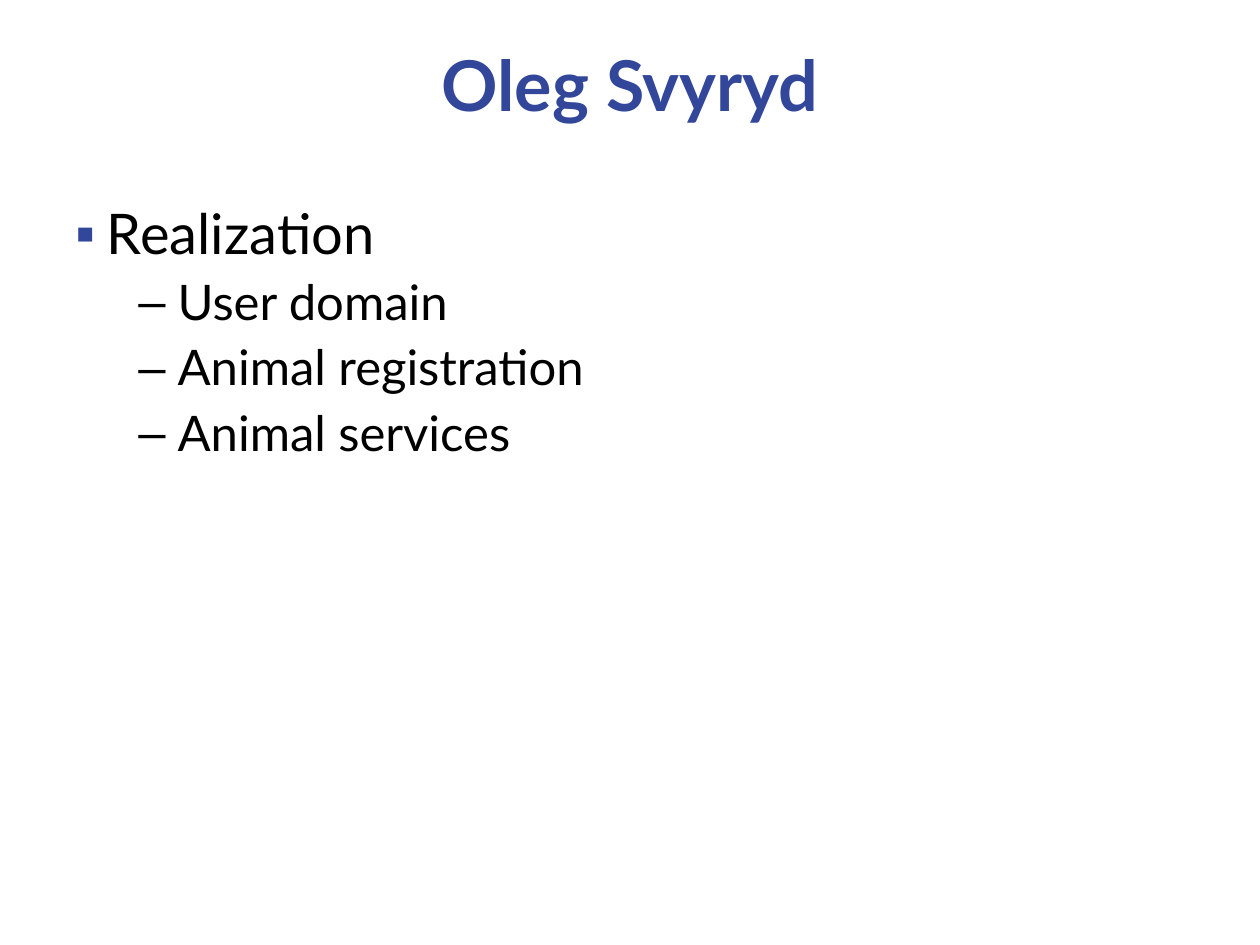
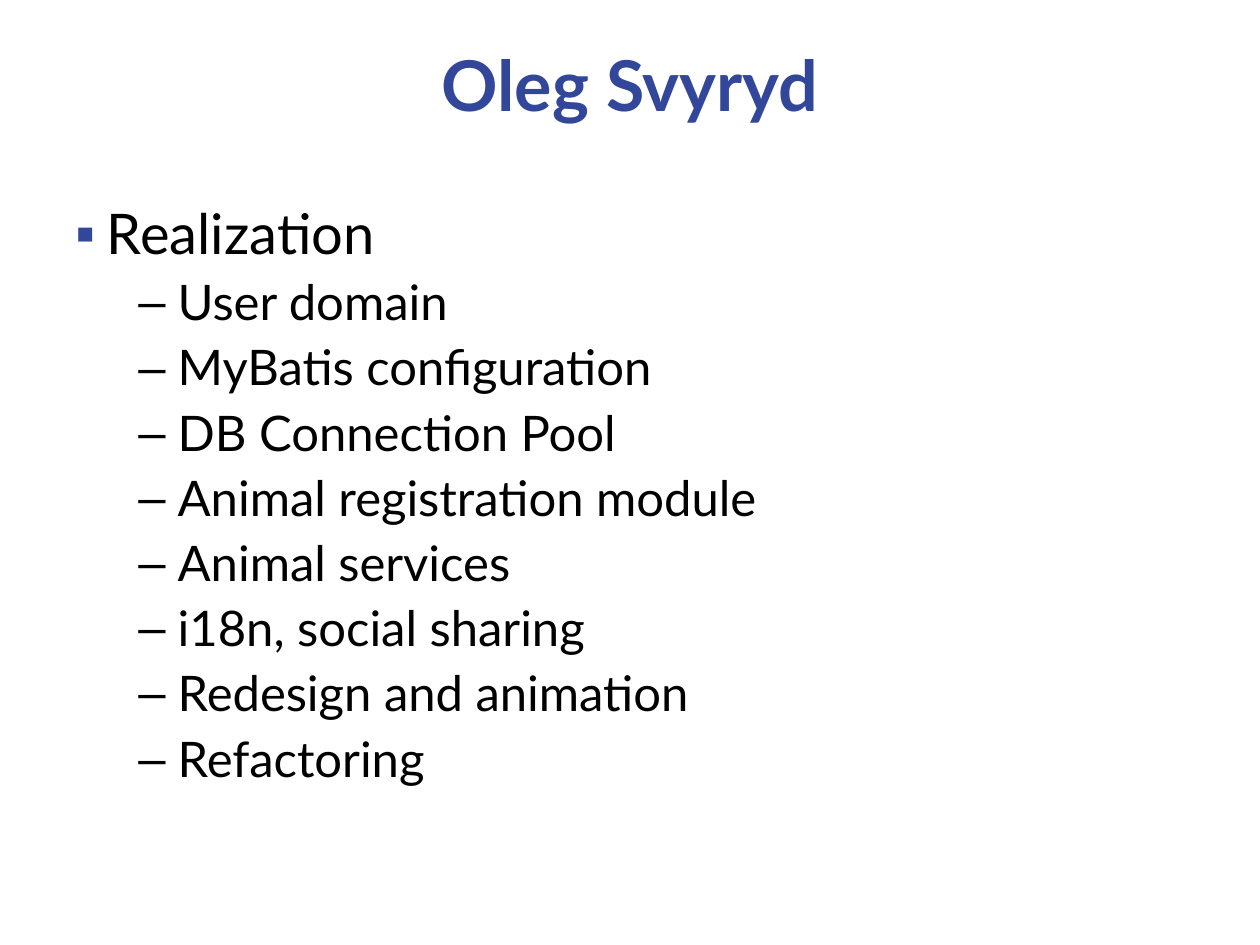
Before and after one commit to if-056-java/animalsRepo, a slide deck: slide 7 of offering demo/Java_IF_056_OD.ppt. Drawn at 1260x945 pixels with LibreOffice and Linux fonts; fonts in the diff are those of the drawing; background and template pictures are left out. Boxes give left, top, right and bottom in pixels: in the first picture for what was removed or moved away, otherwise in the second. Text is boxed around its words. In the diff, an @@ line names an element or a change of style, - is before the commit and + after.

```diff
--- a/offering demo/Java_IF_056_OD.ppt
+++ b/offering demo/Java_IF_056_OD.ppt
@@ text at box(178, 349, 756, 525): text changed @@
-  – Animal registration
+  – MyBatis configuration
+  – DB Connection Pool
+  – Animal registration module
@@ text at box(178, 610, 689, 786): paragraphs added @@
+  – i18n, social sharing
+  – Redesign and animation
+  – Refactoring
```
Also in this commit, not shown: 9 other files.
